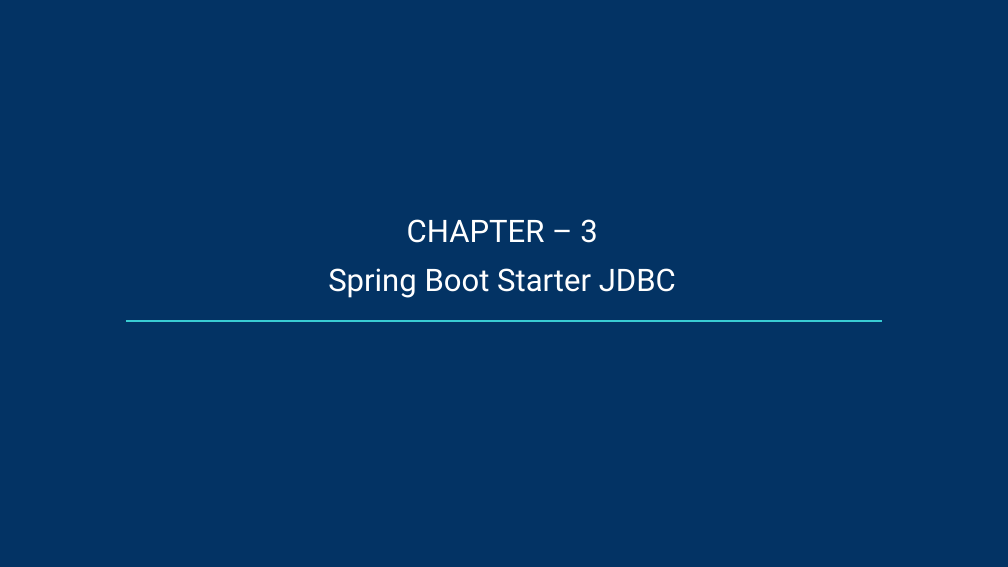
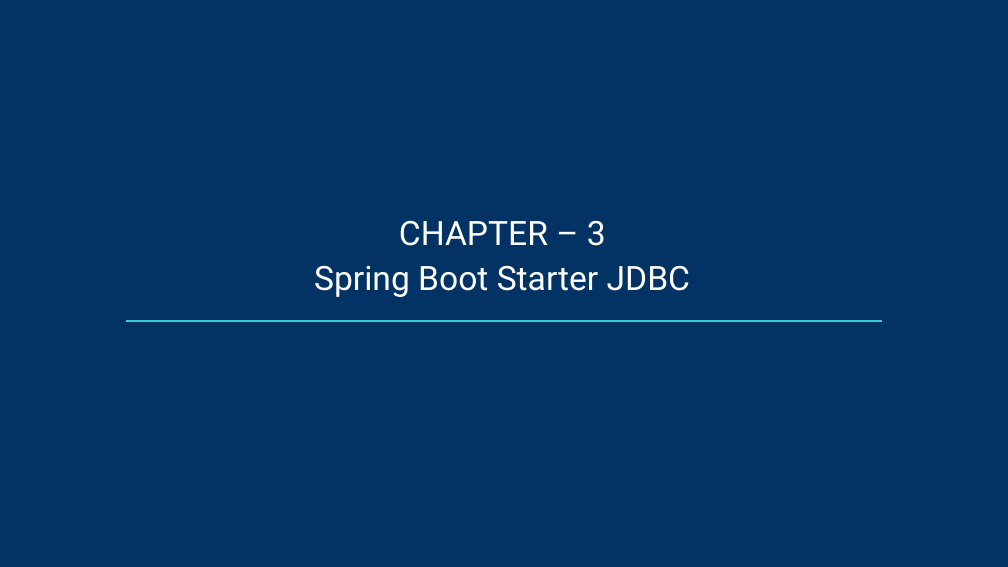
Before and after one commit to santoshkar/SpringBoot, a slide deck: slide 2 of Presentations/Part-3-Spring Boot Starter JDBC.pptx. Drawn at 1008x567 pixels with LibreOffice and Linux fonts; fonts in the diff are those of the drawing. Boxes give left, top, right and bottom in pixels: in the first picture for what was removed or moved away, otherwise in the second. Text is boxed around its words. In the diff, an @@ line names an element or a change of style, - is before the commit and + after.

```diff
--- a/Presentations/Part-3-Spring Boot Starter JDBC.pptx
+++ b/Presentations/Part-3-Spring Boot Starter JDBC.pptx
@@ text "CHAPTER – 3" at (314, 220, 690, 297): size 29.6 to 32 pt; less space between paragraphs @@
```
Also in this commit, not shown: 2 other slides changed, 1 slide removed, 9 other files.
